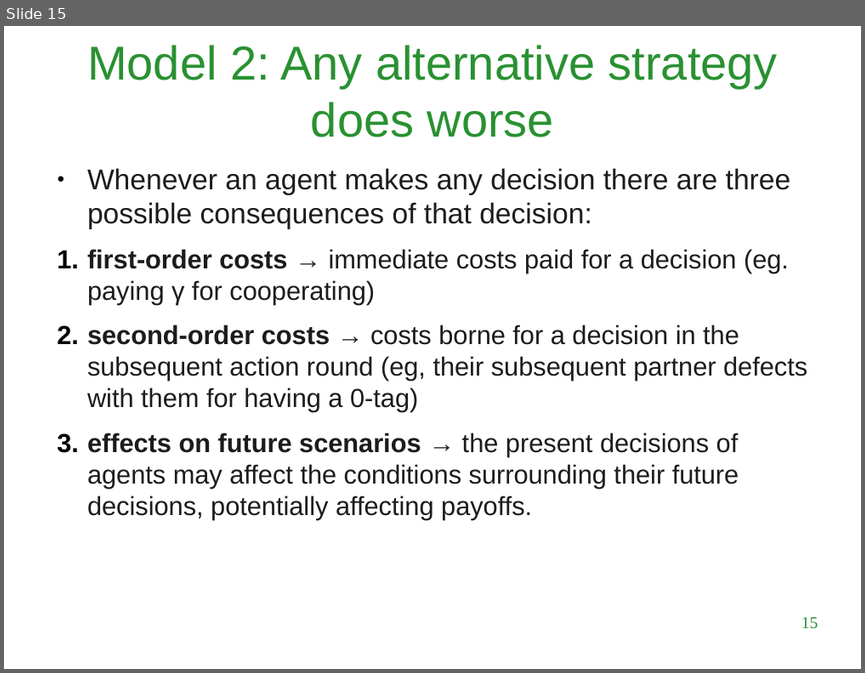
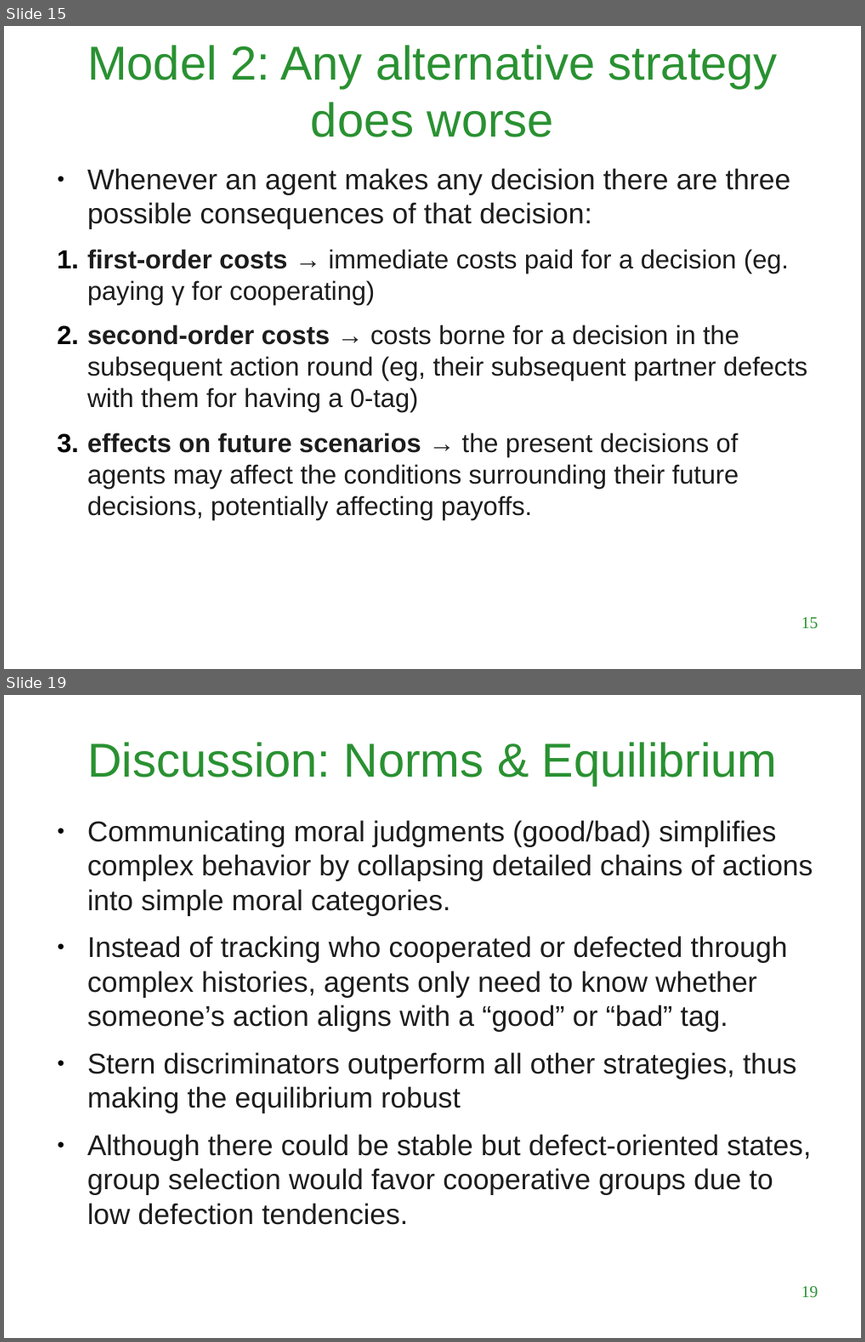
Before and after one commit to LuigiBrosNin/UNI, a slide deck: Master first year/Complex systems and network science/Tit_for_tatting_presentation.odp. Shown one above the other, each under a label of ours: slide 15 before the commit, slides 15 and 19 after it; the slides between them are not shown. The pictures are 865x673 and 865x1342 pixels, drawn with LibreOffice and Linux fonts; fonts in the diff are those of the drawing; background and template pictures are left out. Boxes give left, top, right and bottom in pixels: in the first picture for what was removed or moved away, otherwise in the second. Text is boxed around its words. In the diff, an @@ line names an element or a change of style, - is before the commit and + after.

```diff
--- a/Master first year/Complex systems and network science/Tit_for_tatting_presentation.odp
+++ b/Master first year/Complex systems and network science/Tit_for_tatting_presentation.odp
@@ slide 19 added at (4,695,861,1338), background #FFFFFF @@
@@ title added at (87,742,778,785), 40 pt, text #299131 @@
+Discussion: Norms & Equilibrium
@@ text added at (87,820,812,1225), 24 pt, text #1C1C1C @@
+● Communicating moral judgments (good/bad) simplifies complex behavior by collapsing detailed chains of actions into simple moral categories.
+● Instead of tracking who cooperated or defected through complex histories, agents only need to know whether someone’s action aligns with a “good” or “bad” tag.
+● Stern discriminators outperform all other strategies, thus making the equilibrium robust
+● Although there could be stable but defect-oriented states, group selection would favor cooperative groups due to low defection tendencies.
@@ page number added at (801,1286,818,1297), 14 pt, text #299131 @@
+19
```
Also in this commit, not shown: 3 slides changed, 2 other slides added, 2 slides removed, 1 other file.
